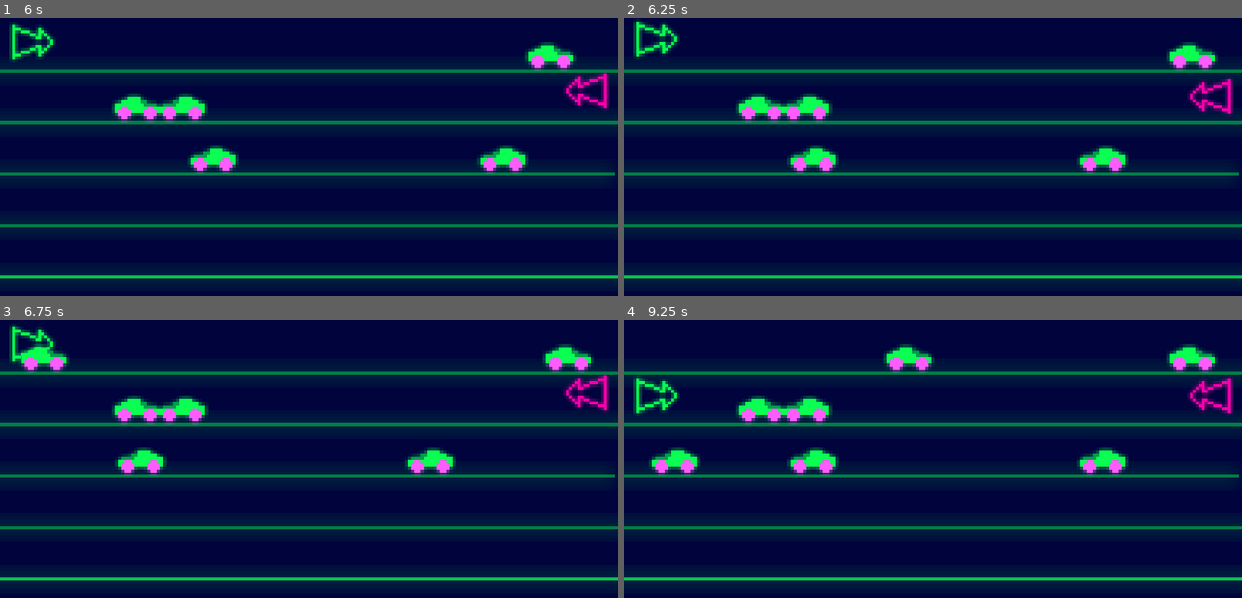
Above: before the commit, frames 1-4 (two rows, left to right).
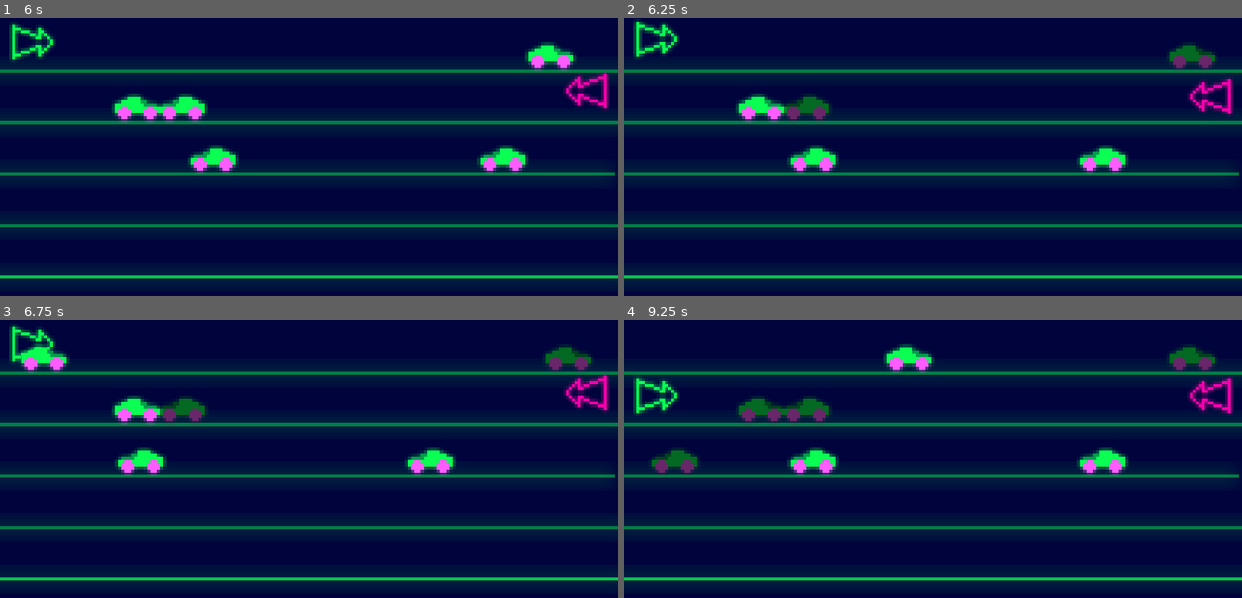
Above: after the commit, the same moments.

Repository: Neppord/battery-pact
Game: Godot game, scene res://main.tscn
The game is run twice, just before and just after one commit, with the same random seed, the same clock (stepped at 60 frames per second) and the same inputs.
Inputs:
- Up to frame 1 (6 s): tap Enter (player_2_spawn) at 0.5, 2.1, 5.1 s; hold W (player_1_up) 0.53-1.28 s; tap Space (player_1_spawn) at 0.6, 3.6 s; hold S (player_1_down) 1.28-2.03 s; tap Down (player_2_down) at 1.35, 4.35 s; hold W (player_1_up) 2.03-3.53 s; tap Up (player_2_up) at 2.85, 5.85 s; hold S (player_1_down) 3.53-5.78 s; hold W (player_1_up) from 5.78 s (still down)
- Up to frame 2 (6.25 s): keep holding W (player_1_up)
- Up to frame 3 (6.75 s): keep holding W (player_1_up); tap Space (player_1_spawn) at 6.6 s
- Up to frame 4 (9.25 s): tap Down (player_2_down) at 7.35 s; release W (player_1_up) at 8.03 s; hold S (player_1_down) from 8.03 s (still down); tap Enter (player_2_spawn) at 8.1 s; tap Up (player_2_up) at 8.85 s

Frame 1 is identical in both runs. In frame 2, 1.1% of the frame differs, in the area x 25-97%, y 8-38%; in frame 3, 1.1%; in frame 4, 2.2%, in the area x 4-97%, y 8-57%.

Commit message:
Make toys gray when charge reaches zero
Co-authored-by: Karl Wängberg <karlwangberg@gmail.com>

Diff:
--- a/toy.gd
+++ b/toy.gd
@@ -21,3 +21,5 @@
 		move_and_slide()
 		if get_slide_collision_count() > 0 and !sfx_player.is_playing():
 			sfx_player.play()
+	else:
+		sprite.modulate = Color.DIM_GRAY
Not shown, changed: TODO.md
